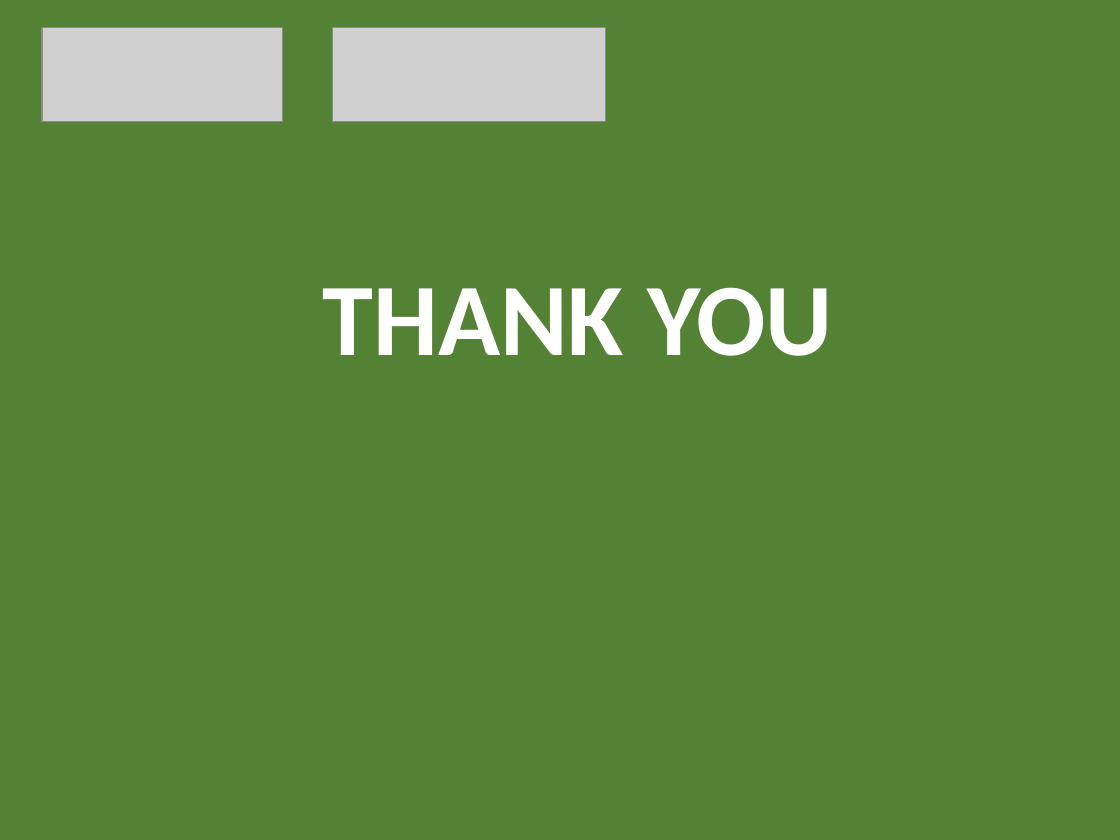
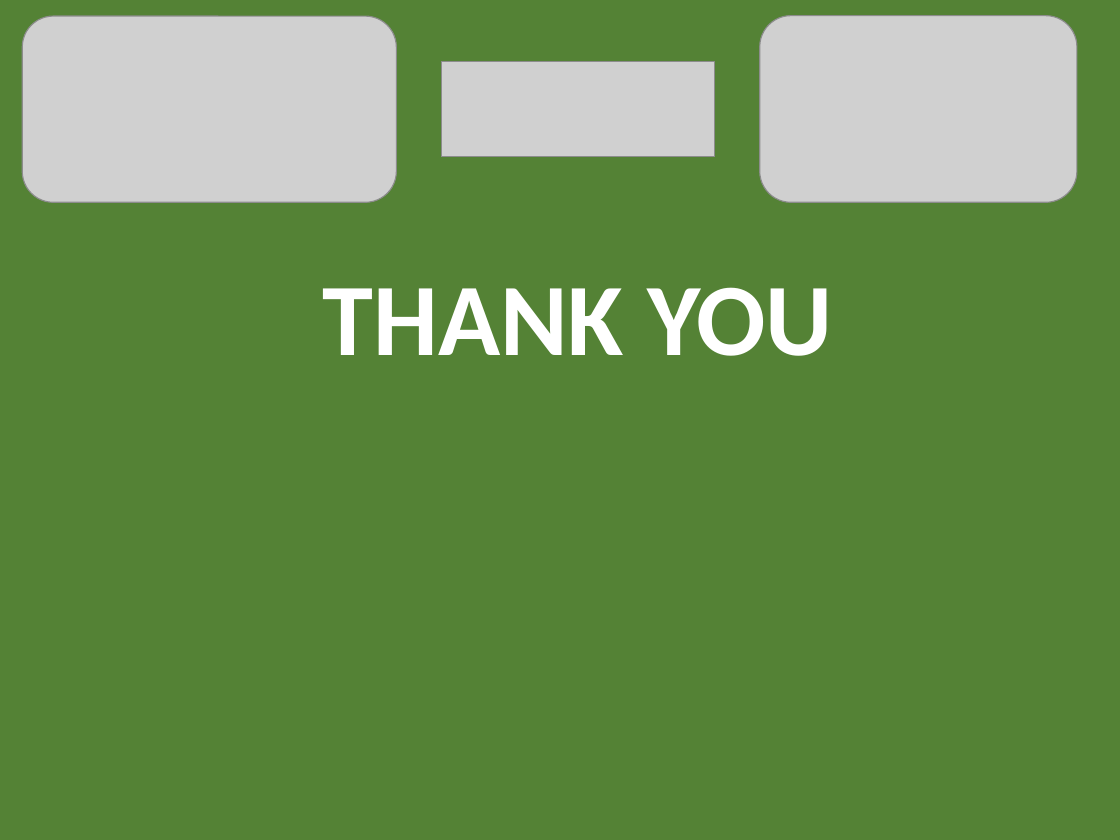
Before and after one commit to mehmanabdullayev/linkfree, a slide deck: slide 10 of Linkfree Presentation.pptx. Drawn at 1120x840 pixels with LibreOffice and Linux fonts; fonts in the diff are those of the drawing; grey boxes stand for pictures. Boxes give left, top, right and bottom in pixels: in the first picture for what was removed or moved away, otherwise in the second. Text is boxed around its words. In the diff, an @@ line names an element or a change of style, - is before the commit and + after.

```diff
--- a/Linkfree Presentation.pptx
+++ b/Linkfree Presentation.pptx
@@ picture added at (22, 16, 396, 202) @@
@@ picture removed at (43, 27, 283, 122) @@
@@ picture added at (759, 16, 1076, 203) @@
@@ picture: place and size @@
-picture at (333, 27, 606, 122)
+picture at (441, 62, 715, 157)
```
Also in this commit, not shown: 7 other slides changed, 3 other files.
